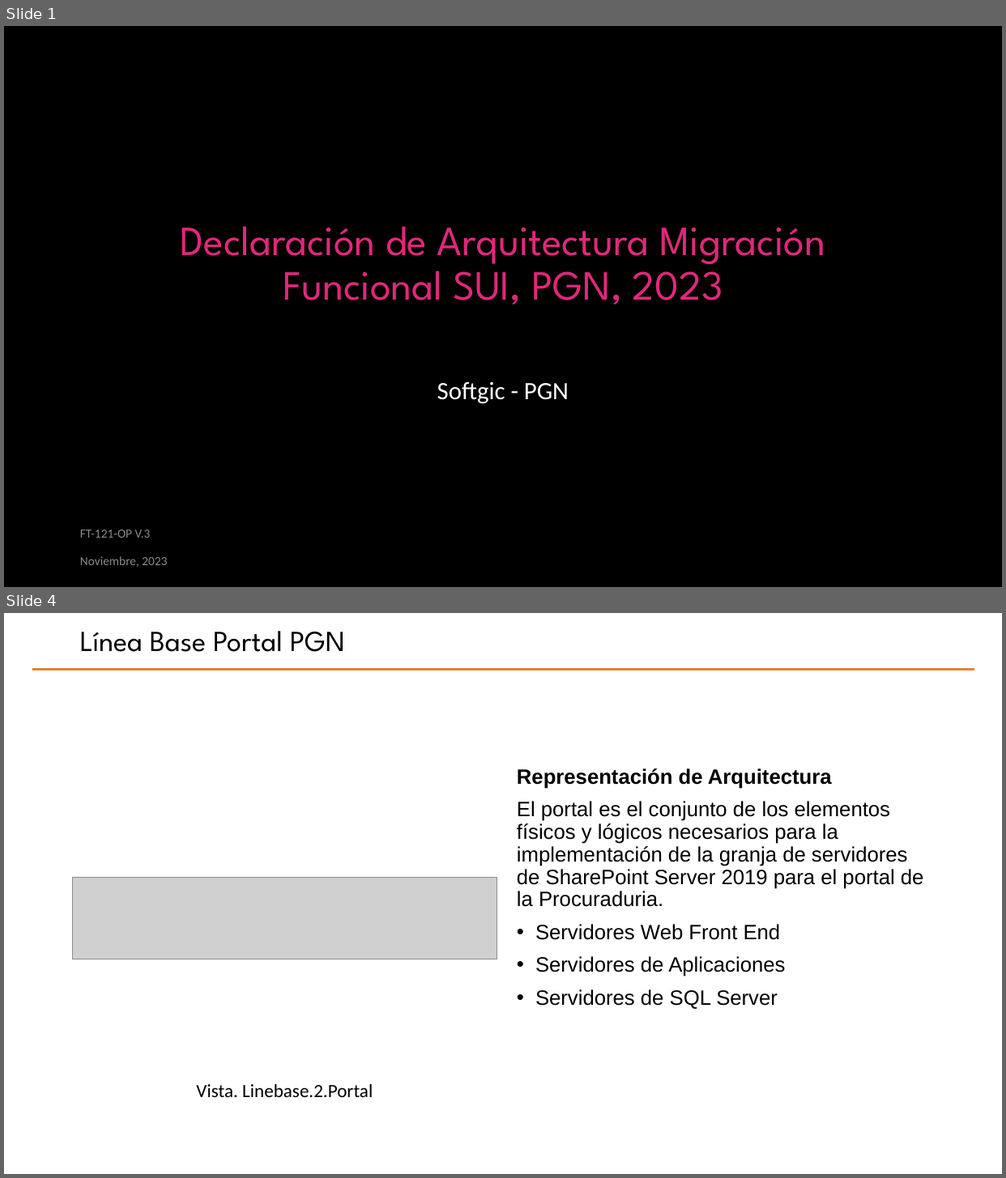
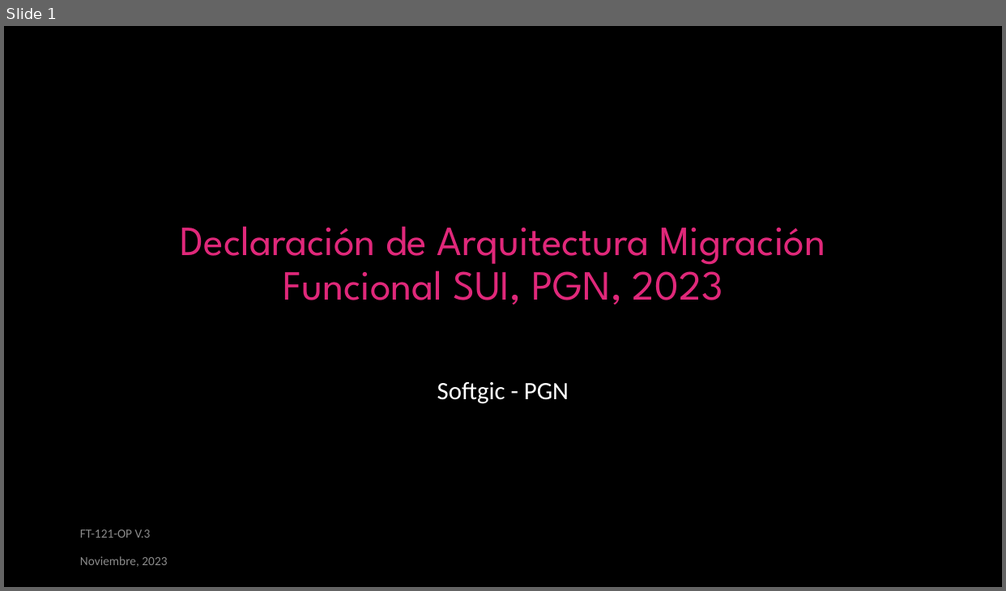
Before and after one commit to hwong23/pgn-078, a slide deck: content/pptxoutpt.pptx. Shown one above the other, each under a label of ours: slides 1 and 4 before the commit, slide 1 after it; the slides between them are not shown. The pictures are 1006x1178 and 1006x591 pixels, drawn with LibreOffice and Linux fonts; fonts in the diff are those of the drawing; grey boxes stand for pictures; background and template pictures are left out. Boxes give left, top, right and bottom in pixels: in the first picture for what was removed or moved away, otherwise in the second. Text is boxed around its words. In the diff, an @@ line names an element or a change of style, - is before the commit and + after.

```diff
--- a/content/pptxoutpt.pptx
+++ b/content/pptxoutpt.pptx
@@ slide 4 removed at [4, 613, 1002, 1174], background #FFFFFF @@
@@ title removed at [80, 631, 345, 652] @@
-Línea Base Portal PGN
@@ line removed from (32, 669) to (975, 669) @@
@@ text removed at [517, 769, 924, 1009] @@
-Representación de Arquitectura
-El portal es el conjunto de los elementos físicos y lógicos necesarios para la implementación de la granja de servidores de SharePoint Server 2019 para el portal de la Procuraduria.
-• Servidores Web Front End
-• Servidores de Aplicaciones
-• Servidores de SQL Server
@@ picture removed at [73, 877, 497, 960] @@
@@ text removed at [196, 1084, 373, 1097] @@
-Vista. Linebase.2.Portal
```
Also in this commit, not shown: 2 slides changed, 3 slides added, 14 other slides removed, 16 other files.
